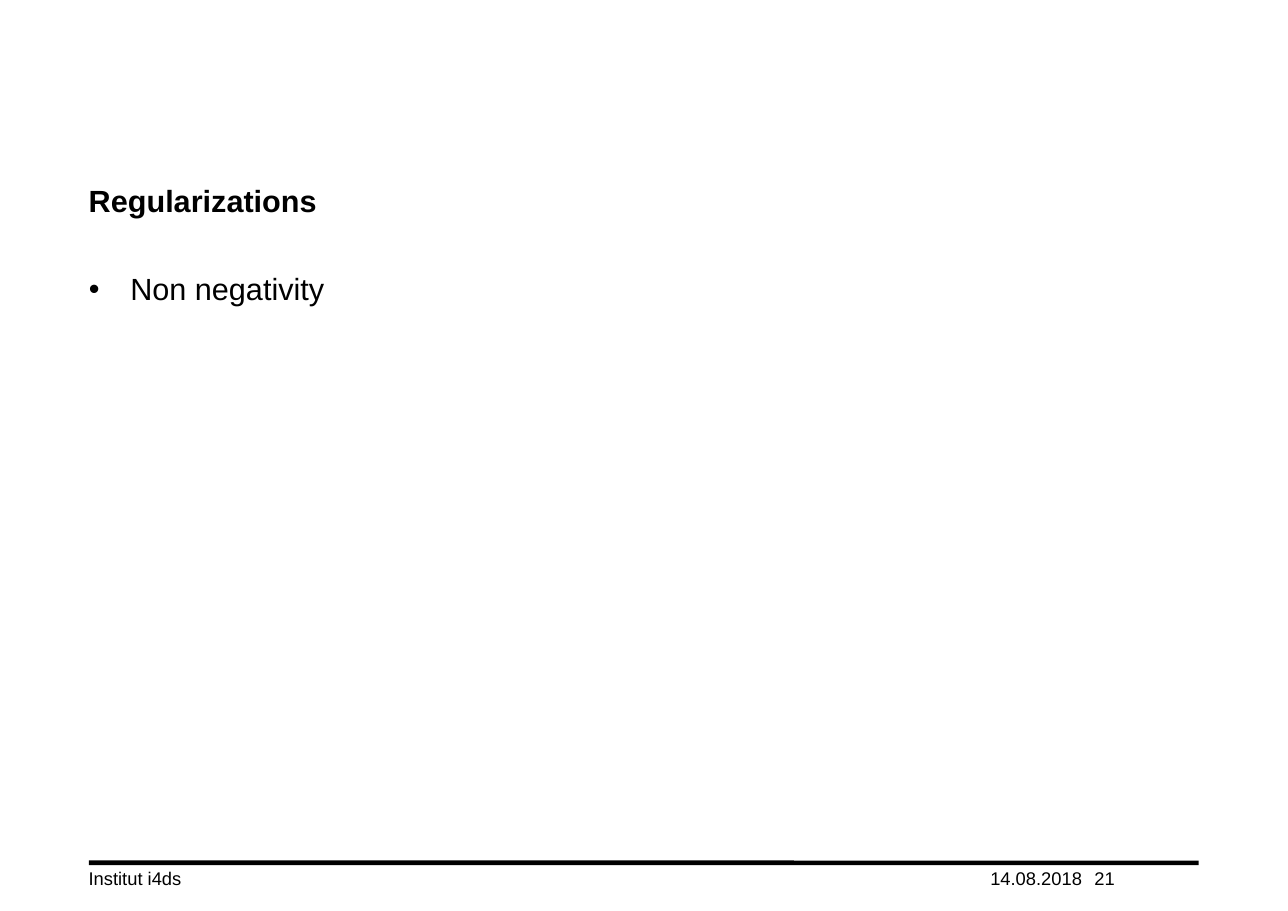
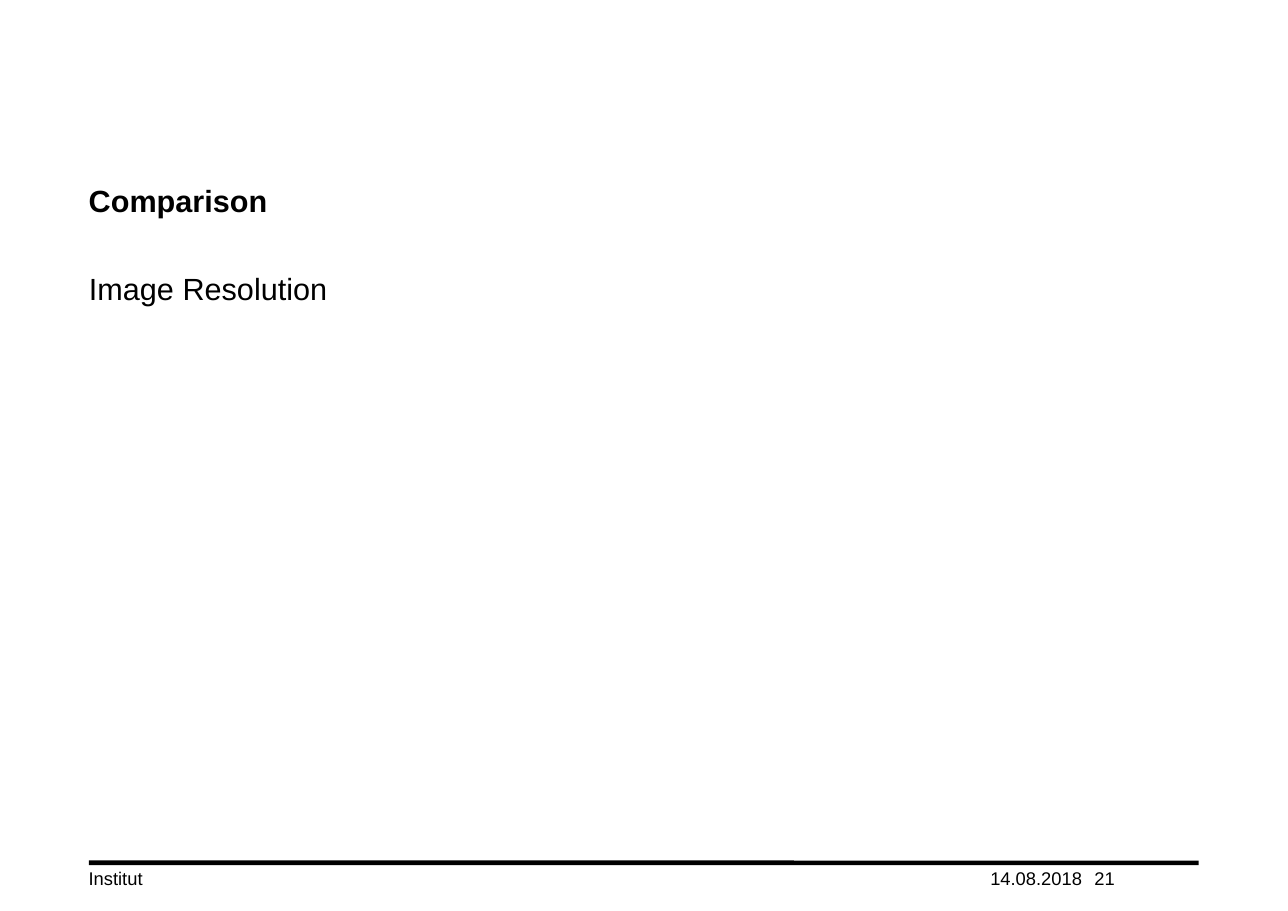
Before and after one commit to lord-blueberry/p7-doc, a slide deck: slide 21 of ppt/praes.pptx. Drawn at 1288x911 pixels with LibreOffice and Linux fonts; fonts in the diff are those of the drawing; background and template pictures are left out. Boxes give left, top, right and bottom in pixels: in the first picture for what was removed or moved away, otherwise in the second. Text is boxed around its words. In the diff, an @@ line names an element or a change of style, - is before the commit and + after.

```diff
--- a/ppt/praes.pptx
+++ b/ppt/praes.pptx
@@ title at bbox=[89, 189, 268, 218]: text changed @@
-Regularizations
+Comparison
@@ text at bbox=[89, 277, 328, 306]: text changed @@
-• Non negativity
+Image Resolution
@@ text at bbox=[89, 871, 143, 885]: text changed @@
-Institut i4ds
+Institut
```
Also in this commit, not shown: 1 other slide changed, 1 slide added, 1 slide removed, 1 other file.
